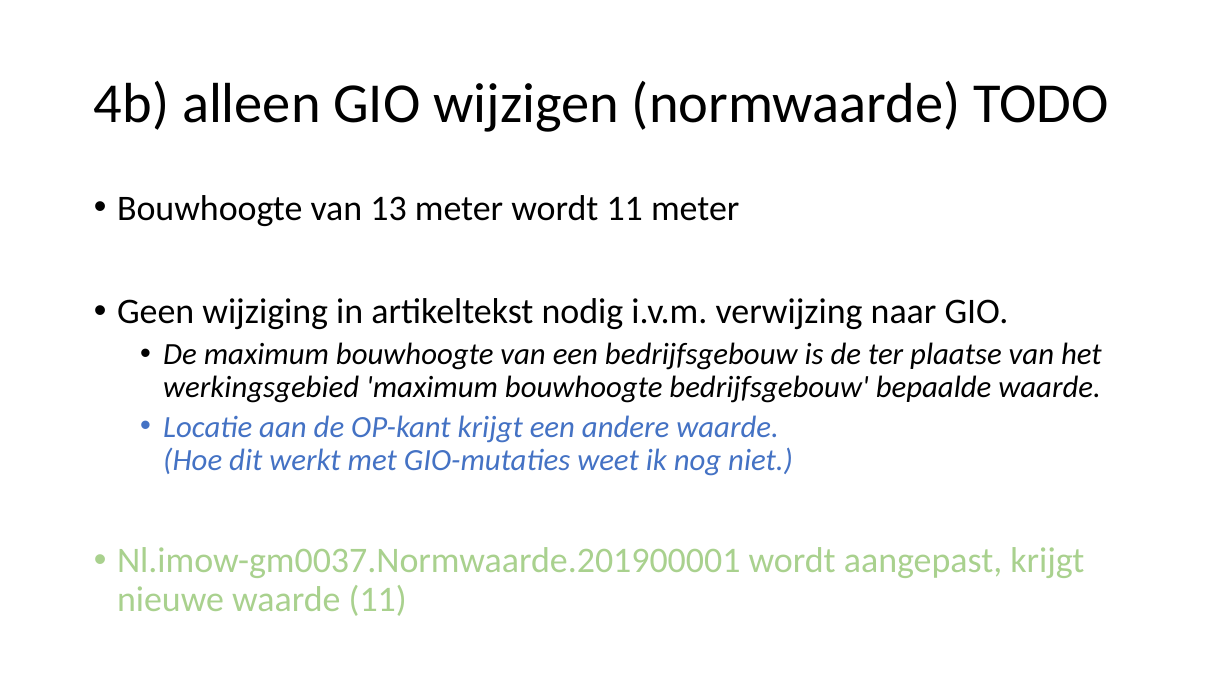
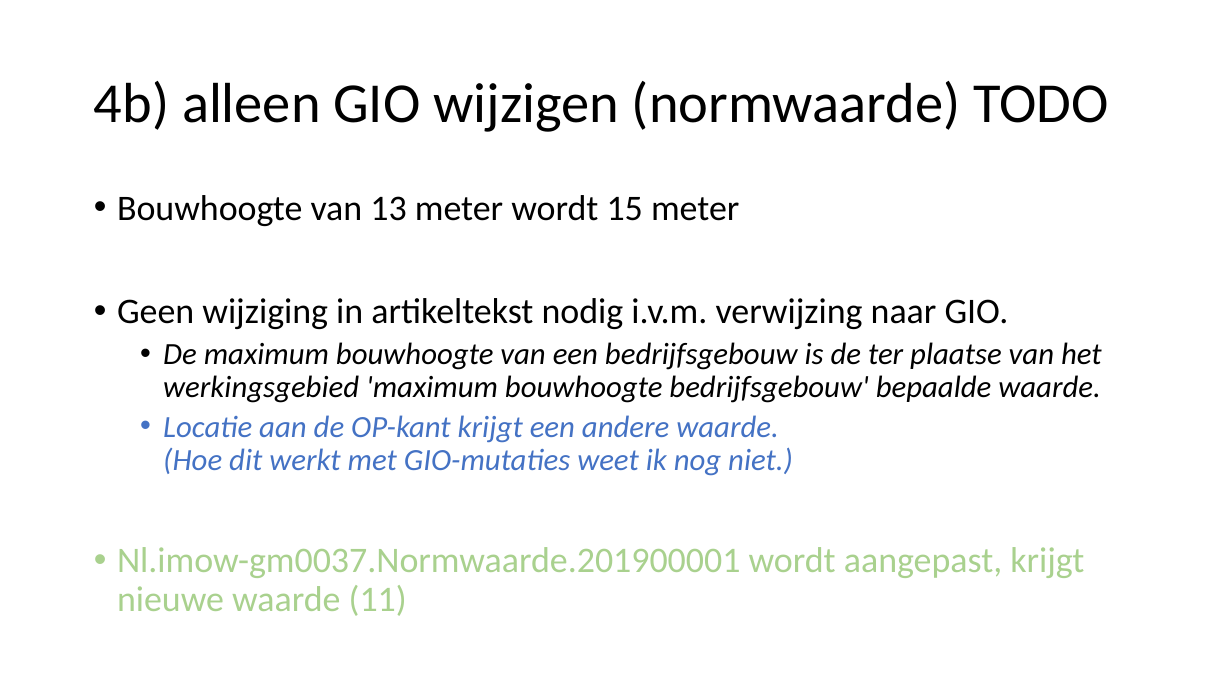
Before and after one commit to Geonovum/xml_omgevingsplan_gemeentestad, a slide deck: slide 17 of Submutatiescenario_s.pptx. Drawn at 1232x693 pixels with LibreOffice and Linux fonts; fonts in the diff are those of the drawing. Boxes give left, top, right and bottom in pixels: in the first picture for what was removed or moved away, otherwise in the second. Text is boxed around its words. In the diff, an @@ line names an element or a change of style, - is before the commit and + after.

```diff
--- a/Submutatiescenario_s.pptx
+++ b/Submutatiescenario_s.pptx
@@ text at <box>117,195,739,226</box>: text changed @@
-• Bouwhoogte van 13 meter wordt 11 meter
+• Bouwhoogte van 13 meter wordt 15 meter
```
Also in this commit, not shown: 2 other files.
